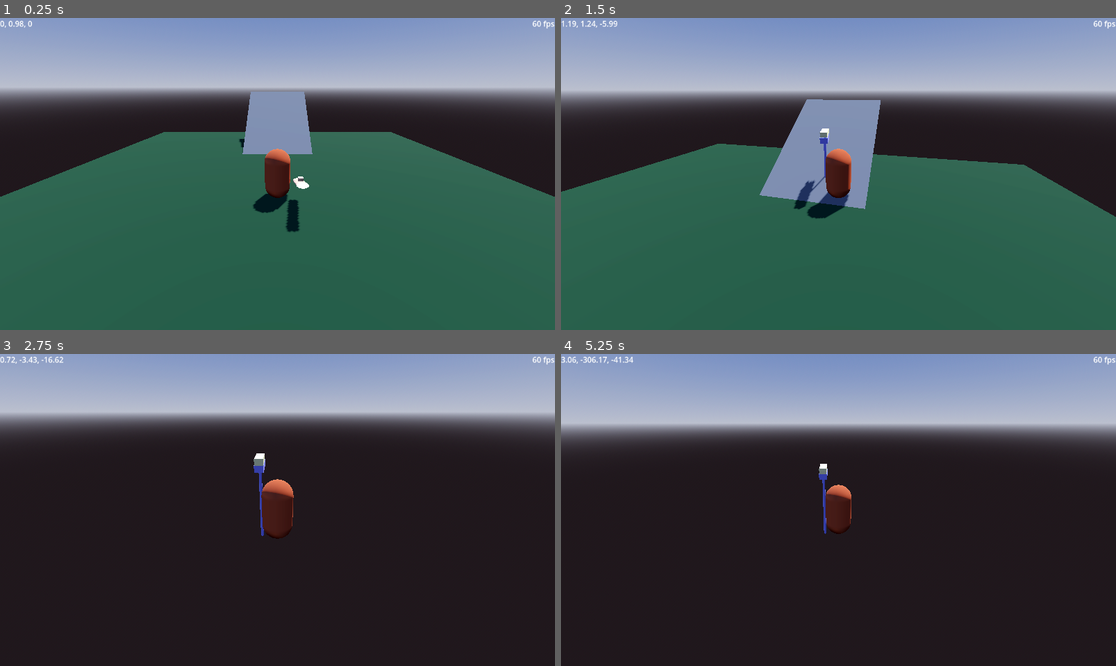
Above: before the commit, frames 1-4 (two rows, left to right).
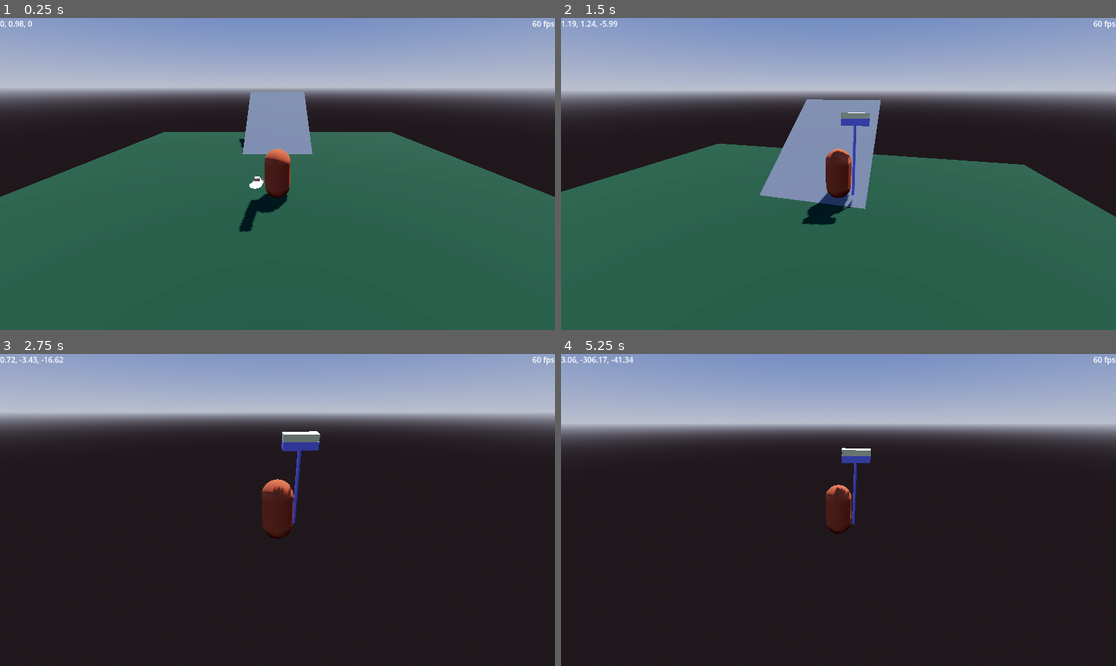
Above: after the commit, the same moments.

Repository: Grantallkotten/my-game
Game: Godot game, scene res://scene.tscn
Same seed, same stepped clock (60 frames per second), same inputs: the game is played once before the commit and once after it.
Inputs (mouse positions are in pixels of both pictures, inside the frame that each line leads up to):
- Up to frame 1 (0.25 s): no input
- Up to frame 2 (1.5 s): tap Enter at 0.5 s; move the mouse to (866, 174) at 0.52 s; hold Q (swap) 0.53-1.28 s; hold W (move_forward) from 0.53 s (still down); tap Space (jump) at 0.77 s; move the mouse to (810, 174) at 1.27 s; click (810, 174) at 1.35 s
- Up to frame 3 (2.75 s): keep holding W (move_forward); tap Space (jump) at 1.52 s; tap Q (swap) at 1.55 s; move the mouse to (288, 503) at 2.02 s; hold Q (swap) from 2.03 s (still down)
- Up to frame 4 (5.25 s): keep holding W (move_forward); move the mouse to (832, 516) at 2.77 s; release Q (swap) at 2.78 s; tap Q (swap) at 2.85, 3.8, 4.35 s; tap Space (jump) at 3.02, 3.77, 4.52 s; move the mouse to (877, 513) at 3.52 s; press the mouse at (877, 513) at 3.53 s; move the mouse to (794, 506) at 4.27 s; release the mouse at (794, 506) at 4.28 s; move the mouse to (844, 510) at 5.02 s; hold Q (swap) from 5.03 s (still down)

The runs differ from the first frame. In frame 1, 0.5% of the frame differs, in the area x 43-56%, y 50-69%; in frame 2, 0.9%, in the area x 41-56%, y 30-67%; in frame 3, 0.8%; in frame 4, 0.6%.

Commit message:
Added wepon sway

Diff:
--- a/player/player.tscn
+++ b/player/player.tscn
@@ -19,7 +19,7 @@
 surface_material_override/0 = SubResource("StandardMaterial3D_ph5yk")
 
 [node name="PlayerWepon" parent="PlayerMesh" instance=ExtResource("2_5u0em")]
-transform = Transform3D(-4.37114e-08, 0, 1, 0, 1, 0, -1, 0, -4.37114e-08, 0.8, 0.2, -1)
+transform = Transform3D(1.19249e-08, 0, -1, 0, 1, 0, 1, 0, 1.19249e-08, -0.7, 0.2, 1)
 
 [node name="PlayerCollision" type="CollisionShape3D" parent="."]
 shape = SubResource("ConvexPolygonShape3D_7r8a2")
--- a/player/player_wepon/player_wepon.gd
+++ b/player/player_wepon/player_wepon.gd
@@ -12,6 +12,8 @@
 
 @onready var wepon_mesh: MeshInstance3D = $WeponMesh
 
+var mouse_movment: Vector2
+
 func _ready() -> void:
 	load_wepon()
 
@@ -24,10 +26,30 @@
 
 
 func _input(event: InputEvent) -> void:
+	if event is InputEventMouseMotion:
+		mouse_movment = event.relative
+
 	if event.is_action_pressed("swap"):
-		if dummy_bool:
-			WEPON_TYPE = load("res://wepons/resources/stick_wepon.tres")
-		else:
-			WEPON_TYPE = load("res://wepons/resources/brome_wepon.tres")
-		load_wepon()
-		dummy_bool = !dummy_bool
+		temp_func_swap_wepons()
+
+func sway_wepon(delta) -> void:
+	mouse_movment = mouse_movment.clamp(WEPON_TYPE.sway_min, WEPON_TYPE.sway_max)
+
+	# Lerp wepon poition based on mouse movment
+	position.x = lerp(position.x, WEPON_TYPE.position.x - (mouse_movment.x * WEPON_TYPE.sway_amount_position) * delta, WEPON_TYPE.sway_speed_position)
+	position.y = lerp(position.y, WEPON_TYPE.position.y - (mouse_movment.y * WEPON_TYPE.sway_amount_position) * delta, WEPON_TYPE.sway_speed_position)
+
+	# Lerp wepon rotation based on mouse movment
+	rotation_degrees.x = lerp(rotation_degrees.x, WEPON_TYPE.rotation.x - (mouse_movment.x * WEPON_TYPE.sway_amount_rotation) * delta, WEPON_TYPE.sway_speed_rotation)
+	rotation_degrees.y = lerp(rotation_degrees.y, WEPON_TYPE.rotation.y - (mouse_movment.y * WEPON_TYPE.sway_amount_rotation) * delta, WEPON_TYPE.sway_speed_rotation)
+
+func _physics_process(delta: float) -> void:
+	sway_wepon(delta)
+
+func temp_func_swap_wepons() -> void:
+	if dummy_bool:
+		WEPON_TYPE = load("res://wepons/resources/stick_wepon.tres")
+	else:
+		WEPON_TYPE = load("res://wepons/resources/brome_wepon.tres")
+	load_wepon()
+	dummy_bool = !dummy_bool
--- a/player/player_wepon/player_wepon.tscn
+++ b/player/player_wepon/player_wepon.tscn
@@ -1,10 +1,14 @@
-[gd_scene load_steps=3 format=3 uid="uid://cchojakcivxdf"]
+[gd_scene load_steps=4 format=3 uid="uid://cchojakcivxdf"]
 
 [ext_resource type="Script" path="res://player/player_wepon/player_wepon.gd" id="1_qbu1w"]
 [ext_resource type="Resource" uid="uid://ce8h13imie1qp" path="res://wepons/resources/stick_wepon.tres" id="2_ut118"]
+[ext_resource type="ArrayMesh" uid="uid://b8ushk8p7dev7" path="res://wepons/meshes/stick.res" id="3_0p5lw"]
 
 [node name="PlayerWepon" type="Node3D"]
+transform = Transform3D(1.19249e-08, 0, -1, 0, 1, 0, 1, 0, 1.19249e-08, -0.7, 0.2, 1)
 script = ExtResource("1_qbu1w")
 WEPON_TYPE = ExtResource("2_ut118")
 
 [node name="WeponMesh" type="MeshInstance3D" parent="."]
+transform = Transform3D(0.1, 0, 0, 0, 0.1, 0, 0, 0, 0.1, 0, 0, 0)
+mesh = ExtResource("3_0p5lw")
--- a/project.godot
+++ b/project.godot
@@ -57,3 +57,8 @@
 "events": [Object(InputEventKey,"resource_local_to_scene":false,"resource_name":"","device":-1,"window_id":0,"alt_press …(192 unchanged characters)…
 ]
 }
+attack={
+"deadzone": 0.5,
+"events": [Object(InputEventKey,"resource_local_to_scene":false,"resource_name":"","device":-1,"window_id":0,"alt_pressed":false,"shift_pressed":false,"ctrl_pressed":false,"meta_pressed":false,"pressed":false,"keycode":0,"physical_keycode":70,"key_label":0,"unicode":102,"location":0,"echo":false,"script":null)
+]
+}
--- a/wepons/resources/brome_wepon.tres
+++ b/wepons/resources/brome_wepon.tres
@@ -6,8 +6,8 @@
 [resource]
 script = ExtResource("2_oavna")
 name = "Brome"
-position = Vector3(0.6, 1.2, 1)
-rotation = Vector3(0, 90, 0)
+position = Vector3(-0.6, 2, 0)
+rotation = Vector3(0, 0, 0)
 scale = Vector3(0.5, 0.5, 0.5)
 mesh = ExtResource("1_mu7ra")
 damage = 0.0
--- a/wepons/resources/stick_wepon.tres
+++ b/wepons/resources/stick_wepon.tres
@@ -6,7 +6,7 @@
 [resource]
 script = ExtResource("1_i1ln1")
 name = "Stick"
-position = Vector3(0.8, 0.2, 1)
+position = Vector3(-0.7, 0.2, 1)
 rotation = Vector3(0, 270, 0)
 scale = Vector3(0.1, 0.1, 0.1)
 mesh = ExtResource("1_16aql")
--- a/wepons/wepon_resource.gd
+++ b/wepons/wepon_resource.gd
@@ -3,11 +3,23 @@
 class_name Wepons
 
 @export var name: String
+
 @export_category("Wepon Orientation")
 @export var position: Vector3
 @export var rotation: Vector3
 @export var scale: Vector3 = Vector3.ONE
+
+@export_category("Wepon Sway")
+@export var sway_min: Vector2 = Vector2(-20.0, -20.0)
+@export var sway_max: Vector2 = Vector2(20.0, 20.0)
+@export_range(0, 0.2, 0.01) var sway_speed_position: float = 0.07
+@export_range(0, 0.2, 0.01) var sway_speed_rotation: float = 0.1
+@export_range(0, 0.25, 0.01) var sway_amount_position: float = 0.1
+@export_range(0, 50, 0.01) var sway_amount_rotation: float = 30.0
+
 @export_category("Visual Settings")
 @export var mesh: Mesh
+@export var shadow: bool = true
+
 @export_category("Wepon Atributes")
 @export var damage: float
